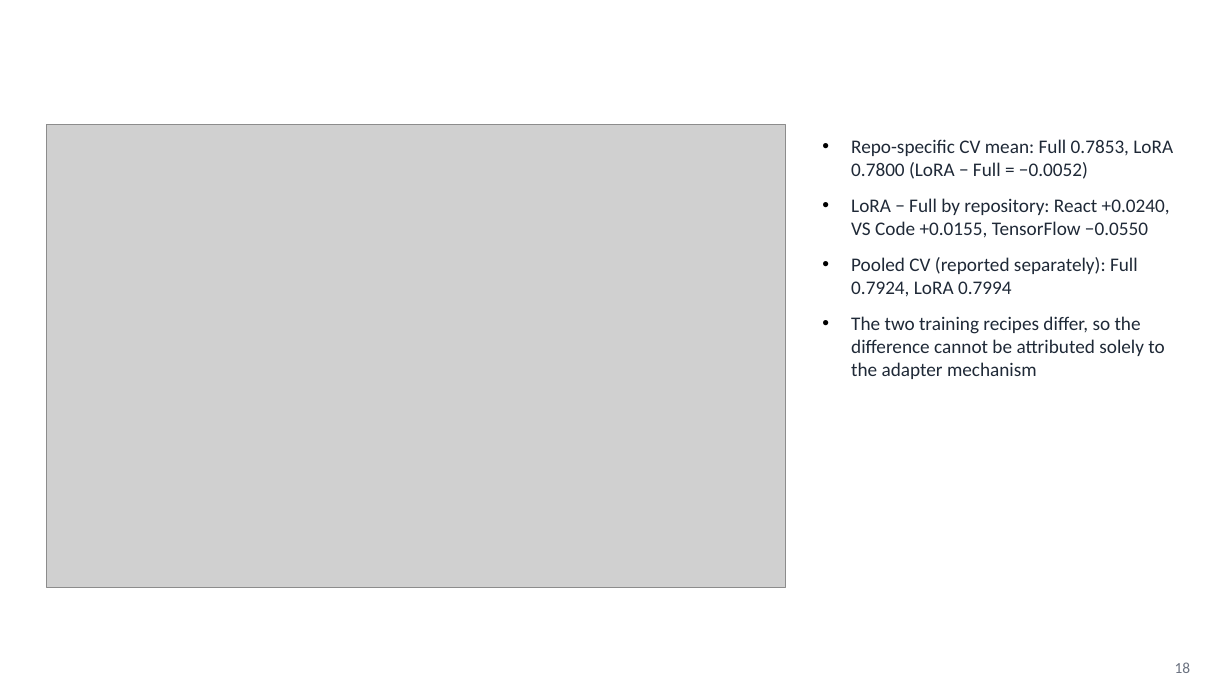
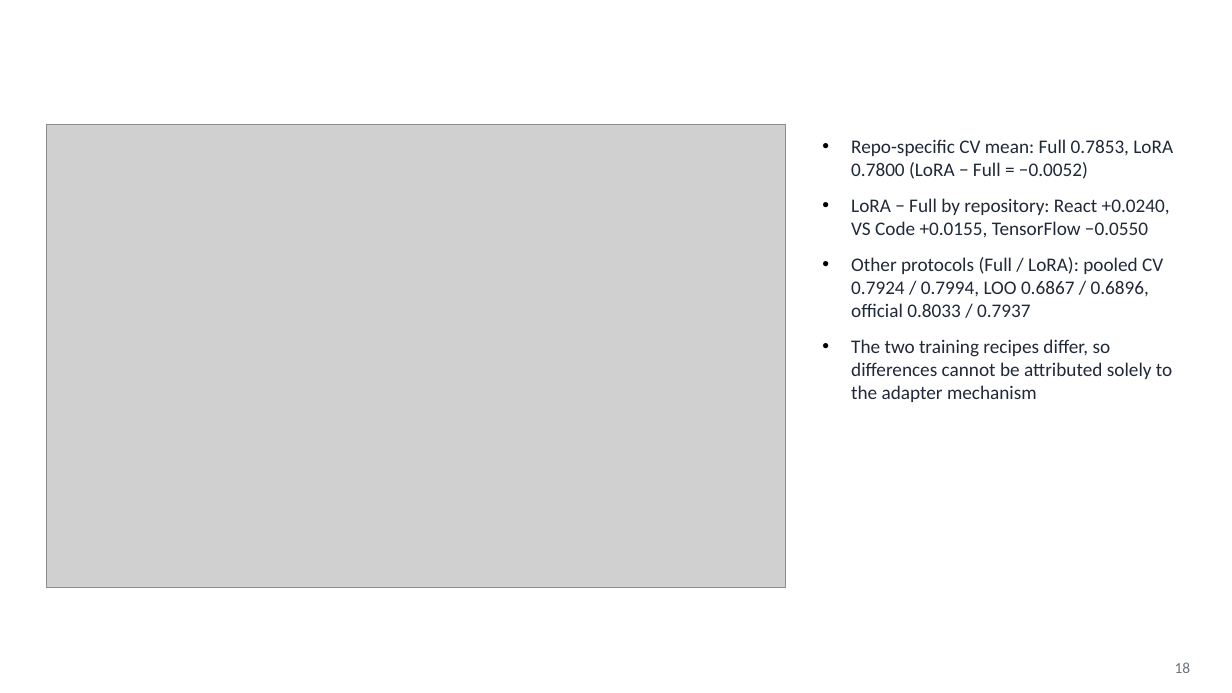
Before and after one commit to kiet21042003/nlbse24-issue-classification, a slide deck: slide 18 of presentation/Seminar_2_Slides.pptx. Drawn at 1232x693 pixels with LibreOffice and Linux fonts; fonts in the diff are those of the drawing; grey boxes stand for pictures; background and template pictures are left out. Boxes give left, top, right and bottom in pixels: in the first picture for what was removed or moved away, otherwise in the second. Text is boxed around its words. In the diff, an @@ line names an element or a change of style, - is before the commit and + after.

```diff
--- a/presentation/Seminar_2_Slides.pptx
+++ b/presentation/Seminar_2_Slides.pptx
@@ text at bbox=[851, 257, 1172, 402]: text changed @@
-• Pooled CV (reported separately): Full 0.7924, LoRA 0.7994
-• The two training recipes differ, so the difference cannot be attributed solely to the adapter mechanism
+• Other protocols (Full / LoRA): pooled CV 0.7924 / 0.7994, LOO 0.6867 / 0.6896, official 0.8033 / 0.7937
+• The two training recipes differ, so differences cannot be attributed solely to the adapter mechanism
```
Also in this commit, not shown: 4 other slides changed, 1 slide added.
